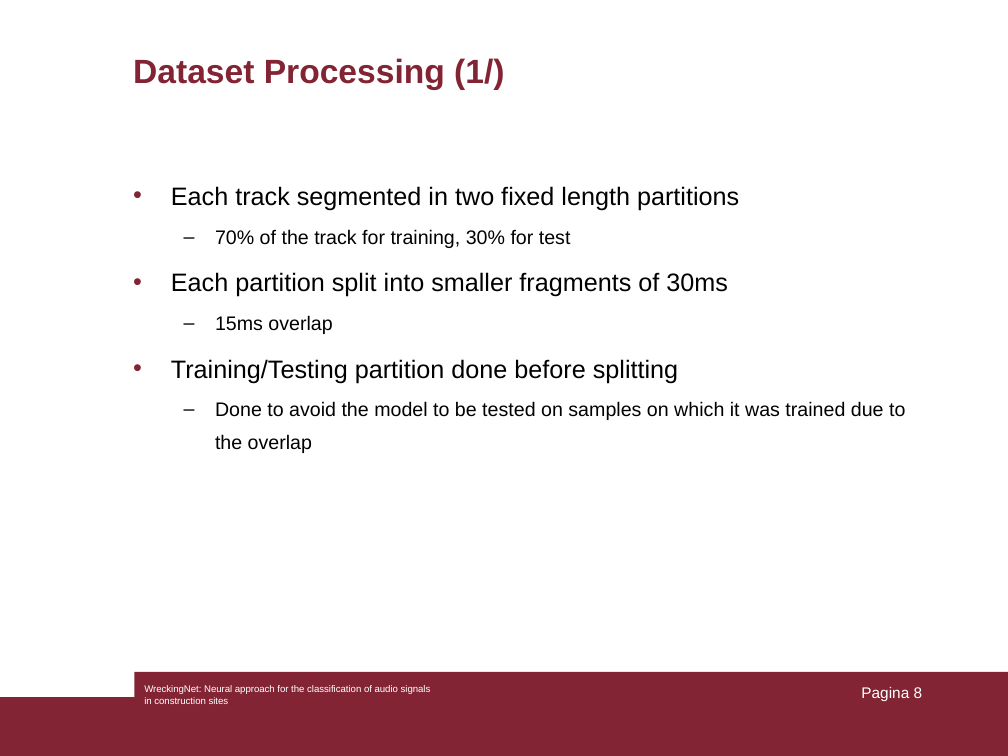
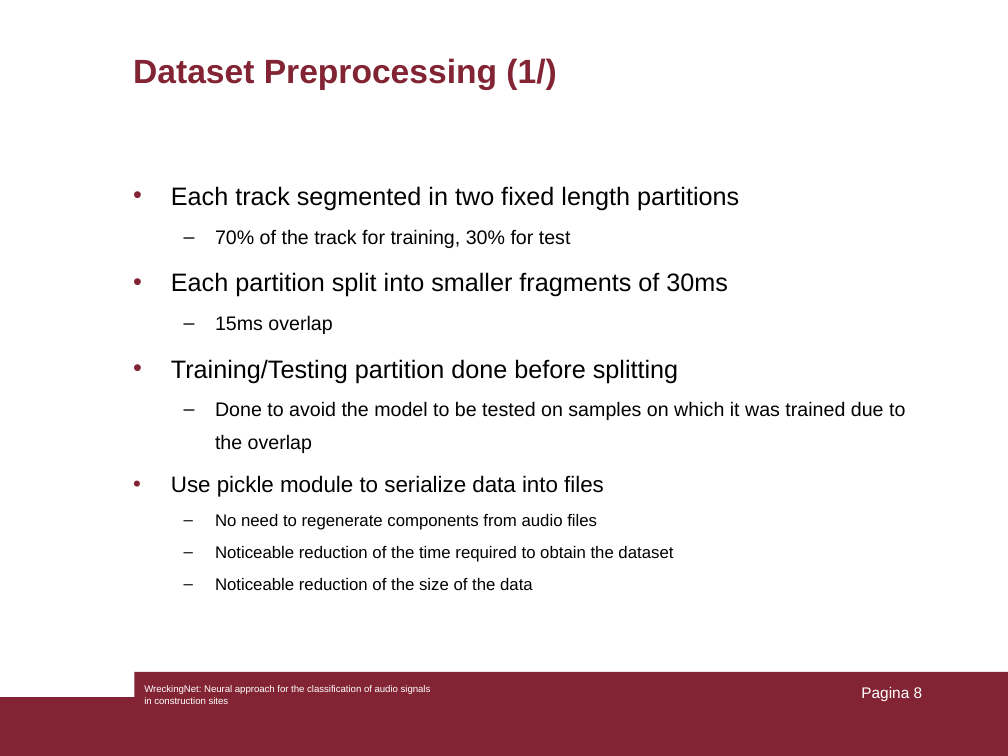
Before and after one commit to AndMastro/WreckingNet, a slide deck: slide 8 of docs/presentations/Presentation.ppt. Drawn at 1008x756 pixels with LibreOffice and Linux fonts; fonts in the diff are those of the drawing. Boxes give left, top, right and bottom in pixels: in the first picture for what was removed or moved away, otherwise in the second. Text is boxed around its words. In the diff, an @@ line names an element or a change of style, - is before the commit and + after.

```diff
--- a/docs/presentations/Presentation.ppt
+++ b/docs/presentations/Presentation.ppt
@@ title at <box>133,58,556,90</box>: text changed @@
-Dataset Processing (1/)
+Dataset Preprocessing (1/)
@@ text at <box>171,475,673,590</box>: paragraphs added @@
+• Use pickle module to serialize data into files
+  – No need to regenerate components from audio files
+  – Noticeable reduction of the time required to obtain the dataset
+  – Noticeable reduction of the size of the data
```
Also in this commit, not shown: 2 other slides changed, 5 slides added, 4 other files.
